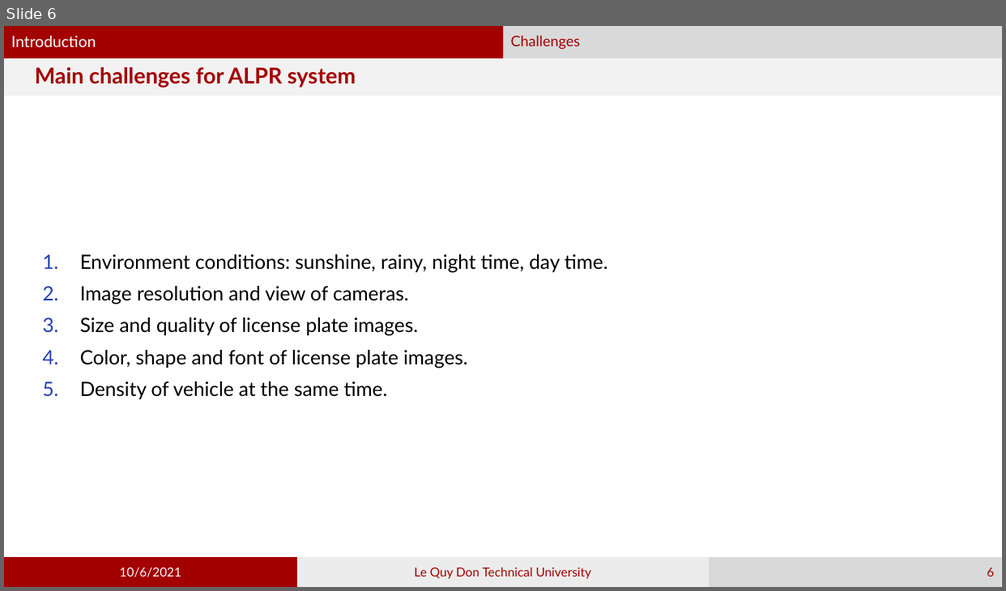
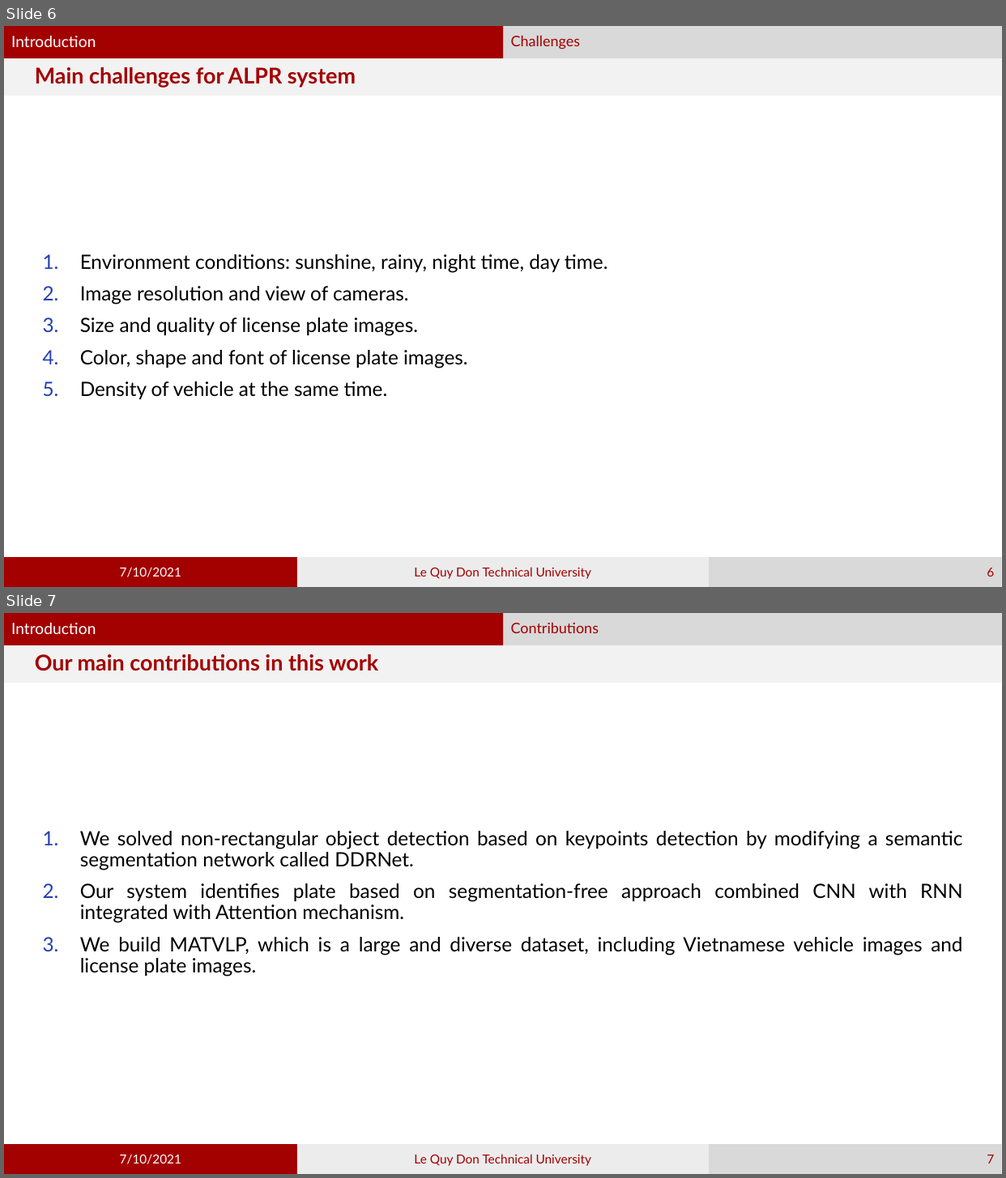
Before and after one commit to phamvandan/graduated-thesis-2021, a slide deck: my_template.pptx. Shown one above the other, each under a label of ours: slide 6 before the commit, slides 6 and 7 after it. The pictures are 1006x591 and 1006x1178 pixels, drawn with LibreOffice and Linux fonts; fonts in the diff are those of the drawing. Boxes give left, top, right and bottom in pixels: in the first picture for what was removed or moved away, otherwise in the second. Text is boxed around its words. In the diff, an @@ line names an element or a change of style, - is before the commit and + after.

```diff
--- a/my_template.pptx
+++ b/my_template.pptx
@@ slide 7 added at (4,613,1002,1174), background #FFFFFF; not listed: 2 template elements that a slide beside it also shows @@
@@ text added at (4,613,503,645), fill #A30000, 15 pt, text #FFFFFF @@
+Introduction
@@ text added at (503,613,1002,645), fill #D9D9D9, 14 pt, text #A30000 @@
+Contributions
@@ title added at (4,645,1002,683), fill #F2F2F2, 21 pt, text #A30000, bold @@
+Our main contributions in this work
@@ text added at (80,831,963,977), 19 pt, text #000000 @@
+1. We solved non-rectangular object detection based on keypoints detection by modifying a semantic segmentation network called DDRNet.
+2. Our system identifies plate based on segmentation-free approach combined CNN with RNN integrated with Attention mechanism.
+3. We build MATVLP, which is a large and diverse dataset, including Vietnamese vehicle images and license plate images.
@@ rectangle added at (4,1144,297,1174), fill #A30000, 12 pt, text #FFFFFF @@
+7/10/2021
@@ rectangle added at (297,1144,710,1174), fill #ECECEC, 12 pt, text #A30000 @@
+Le Quy Don Technical University
@@ page number added at (710,1144,1002,1174), fill #D9D9D9, 12 pt, text #A30000 @@
+7
@@ slide 6 changed as well @@
@@ text in rectangle at (120,567,181,578): text changed @@
-10/6/2021
+7/10/2021
```
Also in this commit, not shown: 17 other slides changed, 9 other slides added, 4 other files.
